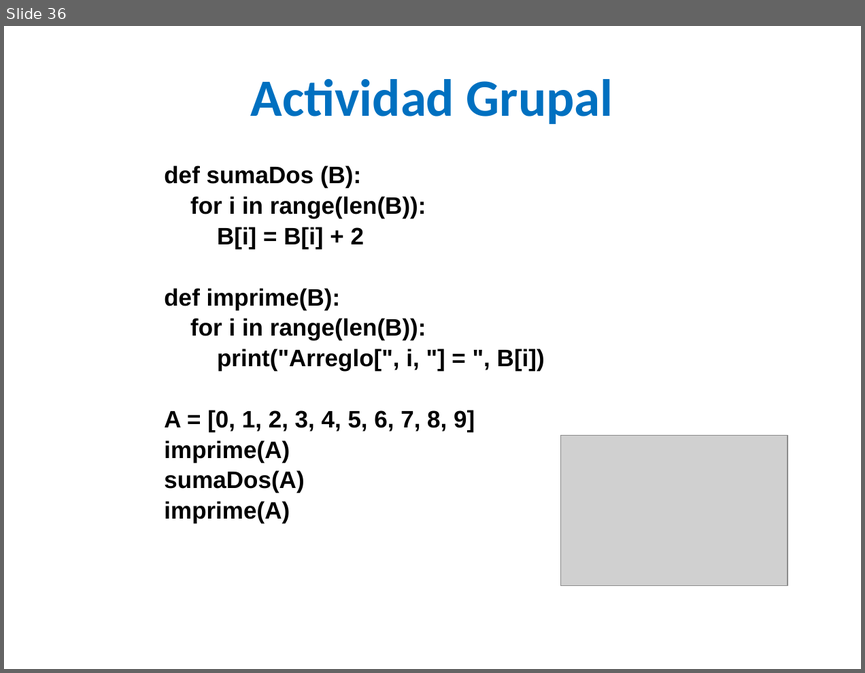
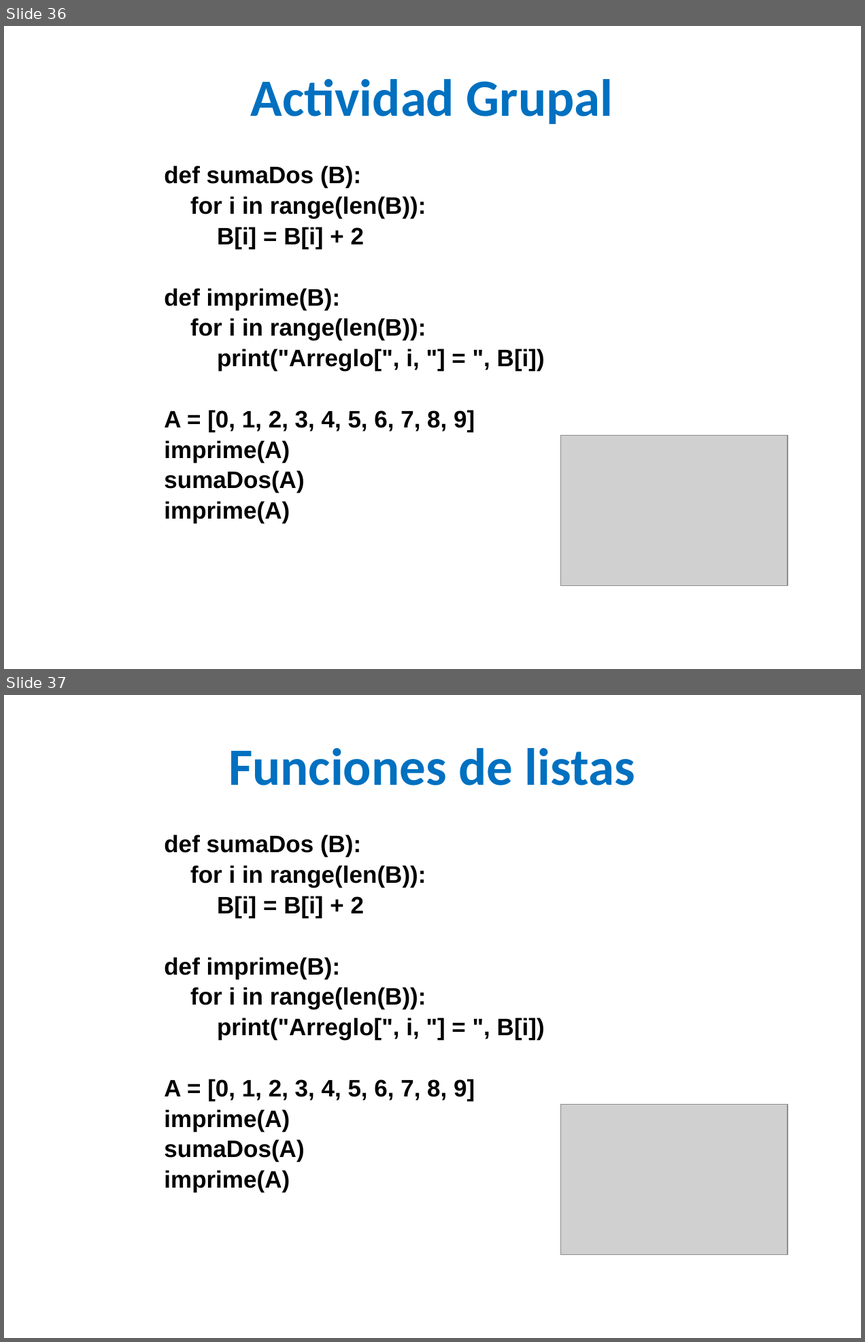
Before and after one commit to lizetheP/PensamientoC, a slide deck: calendario/documentos/7_Listas_Arreglos.pptx. Shown one above the other, each under a label of ours: slide 36 before the commit, slides 36 and 37 after it. The pictures are 865x673 and 865x1342 pixels, drawn with LibreOffice and Linux fonts; fonts in the diff are those of the drawing; grey boxes stand for pictures. Boxes give left, top, right and bottom in pixels: in the first picture for what was removed or moved away, otherwise in the second. Text is boxed around its words. In the diff, an @@ line names an element or a change of style, - is before the commit and + after.

```diff
--- a/calendario/documentos/7_Listas_Arreglos.pptx
+++ b/calendario/documentos/7_Listas_Arreglos.pptx
@@ slide 37 added at bbox=[4, 695, 861, 1338], background #FFFFFF @@
@@ text added at bbox=[228, 748, 635, 785], 44 pt, text #0070C0, bold @@
+Funciones de listas
@@ text added at bbox=[164, 834, 545, 1192], 20 pt, text #000000, bold @@
+def sumaDos (B):
+for i in range(len(B)):
+B[i] = B[i] + 2
+def imprime(B):
+for i in range(len(B)):
+print("Arreglo[", i, "] = ", B[i])
+A = [0, 1, 2, 3, 4, 5, 6, 7, 8, 9]
+imprime(A)
+sumaDos(A)
+imprime(A)
@@ picture added at bbox=[561, 1104, 788, 1254] @@
```
Also in this commit, not shown: 2 slides changed, 6 other files.
